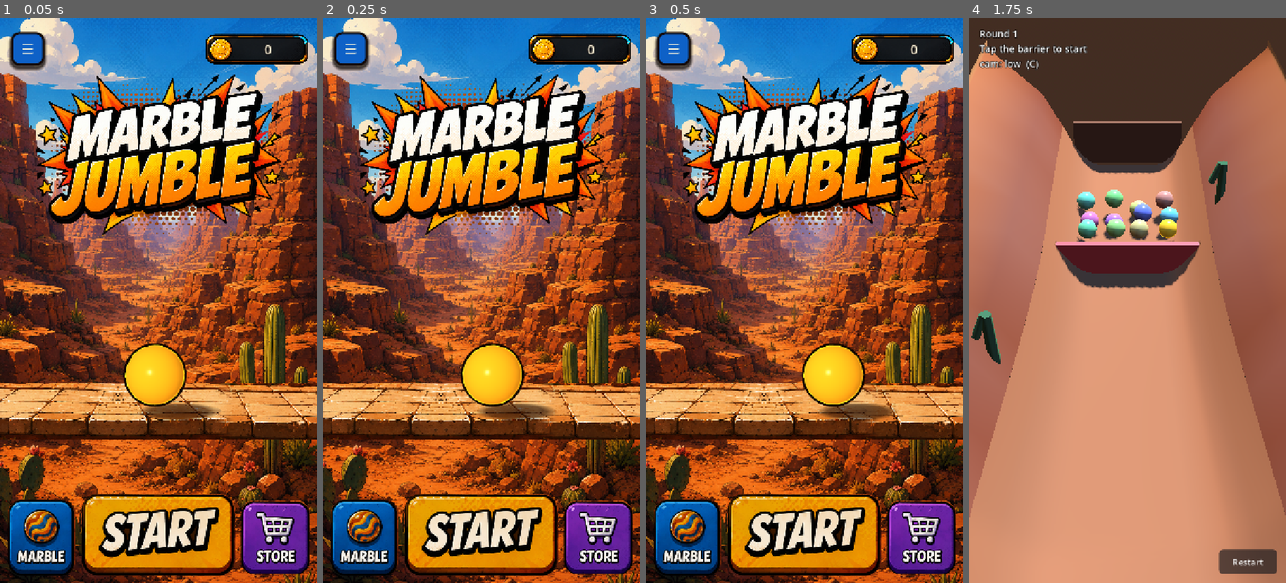
Above: before the commit, frames 1-4 (left to right).
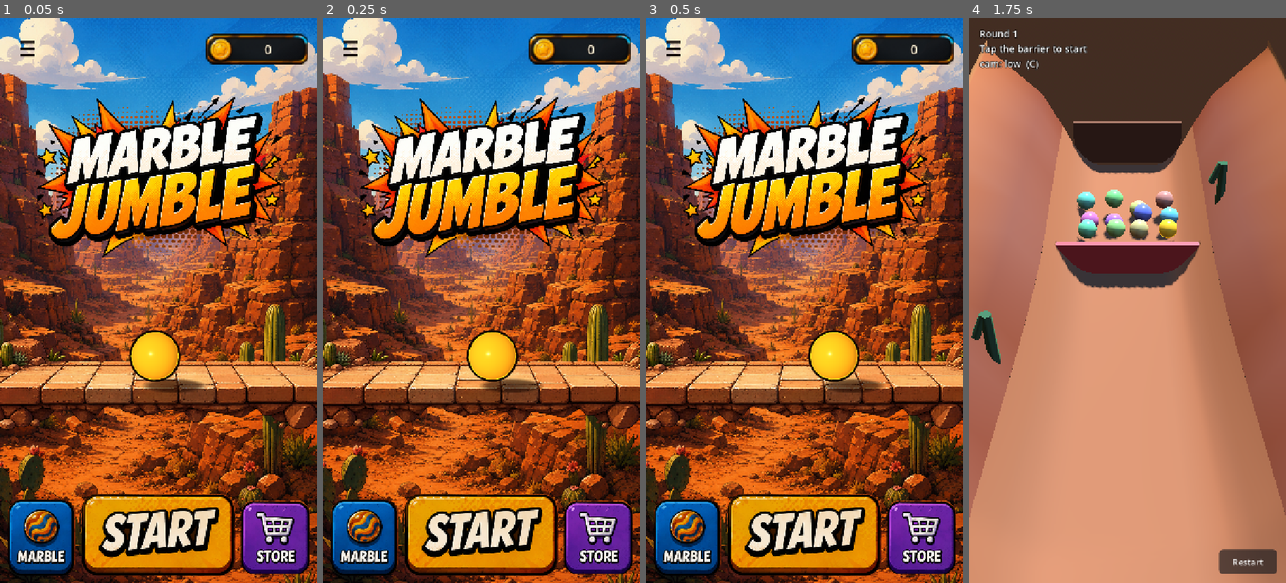
Above: after the commit, the same moments.

Repository: Arjan-N/marble-jumble
Game: Godot game, scene res://scenes/home.tscn
The game is run twice, just before and just after one commit, with the same random seed, the same clock (stepped at 60 frames per second) and the same inputs.
Inputs (mouse positions are in pixels of both pictures, inside the frame that each line leads up to):
- Up to frame 1 (0.05 s): no input
- Up to frame 2 (0.25 s): no input
- Up to frame 3 (0.5 s): no input
- Up to frame 4 (1.75 s): click (1127, 532) at 0.5 s; click "Restart" at 1.25 s

The runs differ from the first frame. In frame 1, 31% of the frame differs, in the area x 0-100%, y 2-75%; in frame 2, 31%; in frame 3, 31%; in frame 4, nothing differs.

Commit message:
Polish Home screen play surface, marble size and menu icon
Swaps the play surface art for a standalone canyon-course strip
(background_canyon_course.png) with rock/cactus dressing above the
tiles, cropped via STRETCH_KEEP_ASPECT_COVERED so the tile line stays
fixed regardless of viewport width; the marble's resting position is
now set independently rather than derived from the art crop. Shrinks
the home marble slightly and widens its roll range, and restyles the
top-bar menu icon (flat ink glyph, no button chrome) to match.

Also includes Godot-generated .import/.uid sidecars for assets and
scripts that didn't have them yet.

Diff:
--- a/scripts/ui/home_icon.gd
+++ b/scripts/ui/home_icon.gd
@@ -22,8 +22,8 @@
 	elif kind == Kind.COIN:
 		_draw_coin(c, s * 0.76, w)
 	elif kind == Kind.MENU:
-		for y in [-0.22, 0.0, 0.22]:
-			draw_line(Vector2(c.x - s * 0.25, c.y + s * y), Vector2(c.x + s * 0.25, c.y + s * y), fill, w * 1.35, true)
+		for y in [-0.27, 0.0, 0.27]:
+			draw_line(Vector2(c.x - s * 0.28, c.y + s * y), Vector2(c.x + s * 0.28, c.y + s * y), stroke, w * 1.6, true)
 	elif kind == Kind.PLUS:
 		draw_line(Vector2(c.x - s * 0.22, c.y), Vector2(c.x + s * 0.22, c.y), fill, w * 1.4, true)
 		draw_line(Vector2(c.x, c.y - s * 0.22), Vector2(c.x, c.y + s * 0.22), fill, w * 1.4, true)
--- a/scripts/ui/home_play_surface.gd
+++ b/scripts/ui/home_play_surface.gd
@@ -3,19 +3,24 @@
 
 ## The illustrated stone platform the home marble sits on.
 ##
-## `play_surface.png` is cut from the home mock-up by
-## `tools/extract_home_art.gd` — see that script for why the artwork comes from
-## there. The mock-up and the project viewport share a 9:16 aspect, so the strip
-## spans the full screen width at the same proportions it was painted at and
-## needs no tiling or nine-patch.
+## `background_canyon_course.png` is a standalone strip (not cut from the home
+## mock-up) with rock/cactus dressing above the actual tile surface, so unlike
+## the old cropped-tight art it can't be stretched to exactly fill an
+## aspect-matched box — that left the tile line floating wherever the rocks
+## happened to land. Instead this crops in the same way `HomeBackdrop` does:
+## `STRETCH_KEEP_ASPECT_COVERED` zooms until the box is filled and trims the
+## sides, and the box itself is sized and positioned so the tile surface (not
+## the box's own top edge) lines up with the marble on Home, which is
+## positioned independently (see `MARBLE_CENTRE_Y_FRACTION`).
 
-const SURFACE_TEXTURE := preload("res://assets/ui/play_surface.png")
+const SURFACE_TEXTURE := preload("res://assets/ui/background_canyon_course.png")
 
-## Where the strip sat in the mock-up's 3344px-tall frame, as a fraction of the
-## screen. Everything else on this screen — the marble's resting height, the gap
-## to the nav row — is measured off these two numbers.
-const TOP := 2160.0 / 3344.0
-const BOTTOM := 2495.0 / 3344.0
+## Box the cropped platform fills, as fractions of the screen. Taller than the
+## old strip on purpose — the marble needs the tile surface at a fixed screen
+## position, and the rock dressing above it eats into the box before the tiles
+## start, so the box has to run higher to compensate.
+const TOP := 0.476
+const BOTTOM := 0.746
 
 
 func _ready() -> void:
@@ -28,10 +33,10 @@
 	offset_right = 0.0
 	offset_top = 0.0
 	offset_bottom = 0.0
-	# The strip's own aspect matches the box these anchors describe to within a
-	# pixel, so scaling to fill costs no visible distortion and guarantees the
-	# platform reaches both screen edges however the viewport is stretched.
+	# Crops rather than stretches — see the class comment. Centred cropping trims
+	# the sides evenly, which matches the art's roughly symmetric cactus/rock
+	# dressing at both ends.
 	expand_mode = TextureRect.EXPAND_IGNORE_SIZE
-	stretch_mode = TextureRect.STRETCH_SCALE
-	texture_filter = CanvasItem.TEXTURE_FILTER_LINEAR
+	stretch_mode = TextureRect.STRETCH_KEEP_ASPECT_COVERED
+	texture_filter = CanvasItem.TEXTURE_FILTER_LINEAR_WITH_MIPMAPS
 	mouse_filter = Control.MOUSE_FILTER_IGNORE
--- a/scripts/ui/home_screen.gd
+++ b/scripts/ui/home_screen.gd
@@ -13,13 +13,17 @@
 # The play area is laid out from the mock-up (docs/ui-reference/home.png,
 # 1882x3344 — the same 9:16 as this viewport), so these are that image's own
 # measurements expressed as fractions of the screen.
-const MARBLE_RADIUS_FRACTION := 178.0 / 1882.0
-const MARBLE_CENTRE_Y_FRACTION := 2113.0 / 3344.0
+const MARBLE_RADIUS_FRACTION := 178.0 / 1882.0 * 0.8
+## Fixed independently of the platform box (home_play_surface.gd's TOP/BOTTOM
+## crop the art to fit that box, so the box's own edges don't mark the tile
+## line) — this is where the marble needs to sit for its base to read as
+## resting on the visible tile surface.
+const MARBLE_CENTRE_Y_FRACTION := 0.5985
 const MARBLE_REST_X_FRACTION := 896.0 / 1882.0
 ## How far either side of its resting spot the marble rolls. The mock-up is a
 ## still; the marble on Home has always moved, and this keeps it doing so
 ## without ever leaving the platform.
-const MARBLE_TRAVEL_FRACTION := 0.26
+const MARBLE_TRAVEL_FRACTION := 0.34
 const MARBLE_EDGE_MARGIN := 14.0
 
 const CREAM := Color(1.0, 0.965, 0.86)
@@ -62,12 +66,12 @@
 	menu.anchor_top = 0.025
 	menu.offset_right = 76.0
 	menu.offset_bottom = 76.0
-	menu.add_theme_stylebox_override("normal", _panel_style(BLUE, 5, 18, 7))
-	menu.add_theme_stylebox_override("hover", _panel_style(BLUE.lightened(0.08), 5, 18, 7))
-	menu.add_theme_stylebox_override("pressed", _panel_style(BLUE.darkened(0.12), 5, 18, 4))
-	menu.add_theme_stylebox_override("focus", _panel_style(BLUE, 5, 18, 7))
-	var menu_icon := _icon(ICON_SCRIPT.Kind.MENU, CREAM, 46.0)
-	menu_icon.position = Vector2(15, 15)
+	menu.add_theme_stylebox_override("normal", StyleBoxEmpty.new())
+	menu.add_theme_stylebox_override("hover", StyleBoxEmpty.new())
+	menu.add_theme_stylebox_override("pressed", StyleBoxEmpty.new())
+	menu.add_theme_stylebox_override("focus", StyleBoxEmpty.new())
+	var menu_icon := _icon(ICON_SCRIPT.Kind.MENU, INK, 56.0)
+	menu_icon.position = Vector2(10, 10)
 	menu.add_child(menu_icon)
 	menu.pressed.connect(func() -> void: _show_toast("Menu coming soon"))
 	menu.mouse_filter = Control.MOUSE_FILTER_STOP
@@ -88,6 +92,7 @@
 	currency.offset_bottom = 71.5
 	currency.expand_mode = TextureRect.EXPAND_IGNORE_SIZE
 	currency.stretch_mode = TextureRect.STRETCH_KEEP_ASPECT_CENTERED
+	currency.texture_filter = CanvasItem.TEXTURE_FILTER_LINEAR_WITH_MIPMAPS
 	currency.mouse_filter = Control.MOUSE_FILTER_STOP
 	add_child(currency)
 
@@ -115,8 +120,8 @@
 	logo.texture = LOGO_TEXTURE
 	logo.anchor_left = 0.07
 	logo.anchor_right = 0.93
-	logo.anchor_top = 0.09
-	logo.anchor_bottom = 0.40
+	logo.anchor_top = 0.13
+	logo.anchor_bottom = 0.44
 	logo.expand_mode = TextureRect.EXPAND_IGNORE_SIZE
 	logo.stretch_mode = TextureRect.STRETCH_KEEP_ASPECT_CENTERED
 	logo.mouse_filter = Control.MOUSE_FILTER_IGNORE
Binary file added: assets/ui/background_canyon_course.png
Not shown, added: assets/ui/background_canyon_course.png.import
Not shown, added: assets/ui/buttons/marble_button.png.import
Not shown, added: assets/ui/buttons/start_button.png.import
Not shown, added: assets/ui/buttons/store_button.png.import
Not shown, added: assets/ui/coins_indicator.png.import
Not shown, added: assets/ui/home_background.svg.import
Not shown, added: assets/ui/home_background_fallback.svg.import
Not shown, added: assets/ui/home_logo.svg.import
Not shown, added: assets/ui/marble_jumble_logo.png.import
Not shown, added: docs/ui-reference/home-background.svg.import
Not shown, added: docs/ui-reference/home.jpg.import
(and 4 more such lines)
